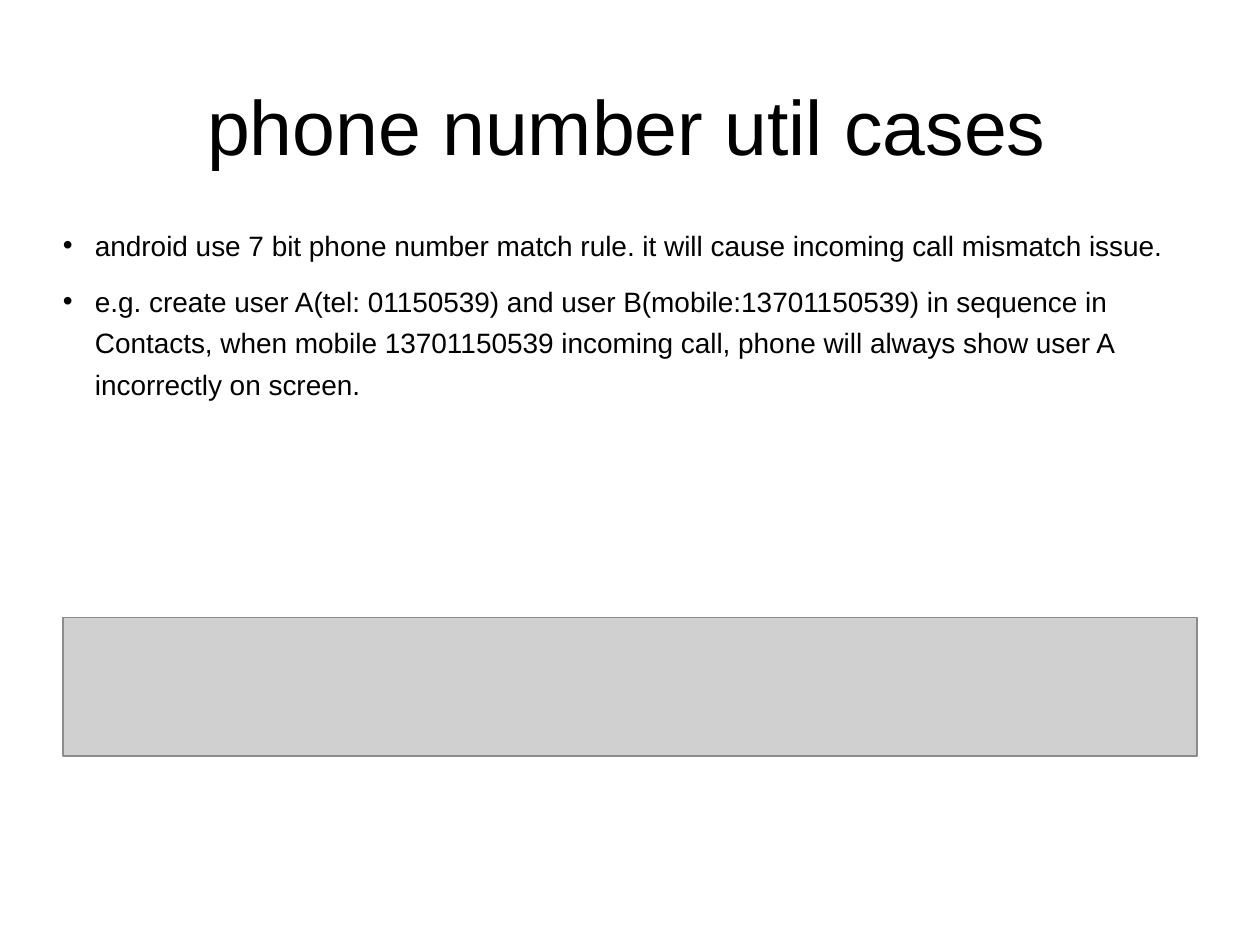
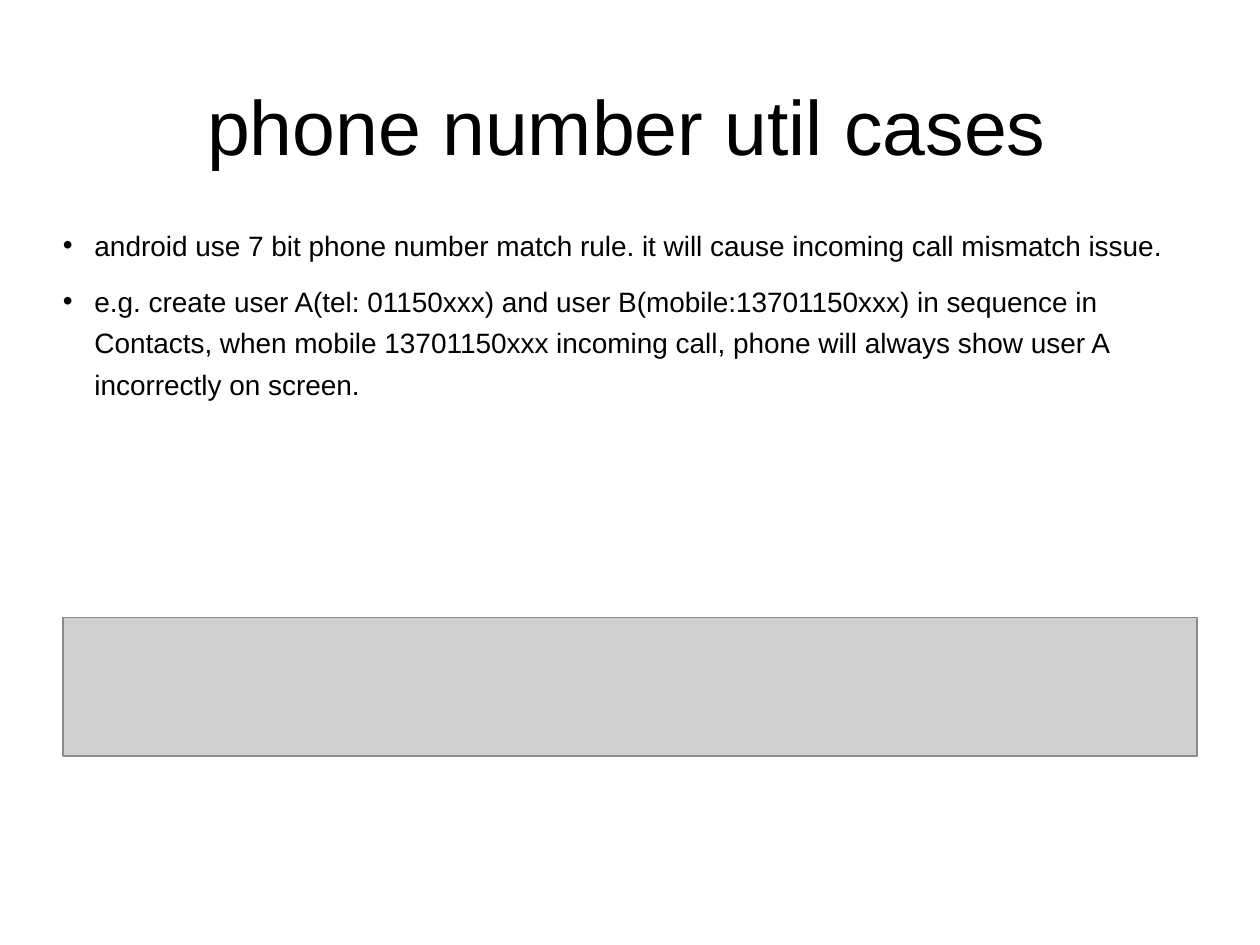
Before and after one commit to widerules/system-information, a slide deck: slide 34 of cts/CTS-training.ppt (slide 28 before the commit). Drawn at 1260x945 pixels with LibreOffice and Linux fonts; fonts in the diff are those of the drawing; grey boxes stand for pictures; background and template pictures are left out. Boxes give left, top, right and bottom in pixels: in the first picture for what was removed or moved away, otherwise in the second. Text is boxed around its words. In the diff, an @@ line names an element or a change of style, - is before the commit and + after.

Commit message:
jingtao: add some typical cases in CTS training

```diff
--- a/cts/CTS-training.ppt
+++ b/cts/CTS-training.ppt
@@ text at (x1=94, y1=291, x2=1110, y2=400): text changed @@
-• e.g. create user A(tel: 01150539) and user B(mobile:13701150539) in sequence in Contacts, when mobile 13701150539 incoming call, phone will always show user A incorrectly on screen.
+• e.g. create user A(tel: 01150xxx) and user B(mobile:13701150xxx) in sequence in Contacts, when mobile 13701150xxx incoming call, phone will always show user A incorrectly on screen.
```
Also in this commit, not shown: 10 other slides changed, 7 slides added.
